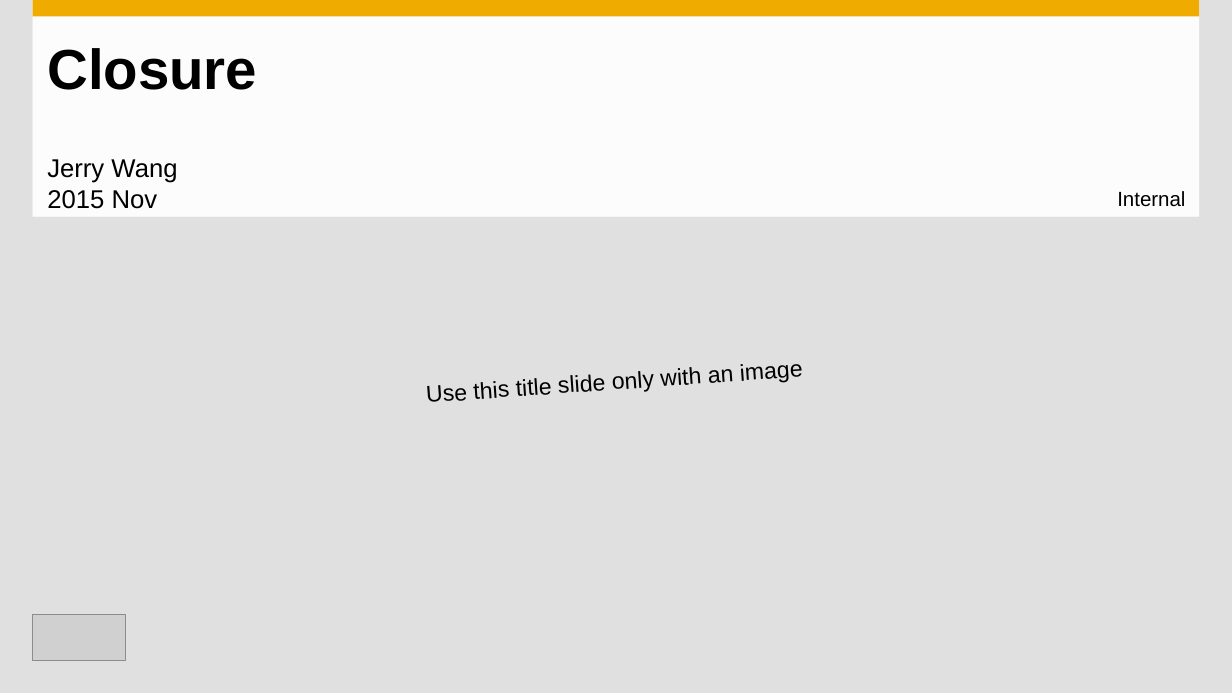
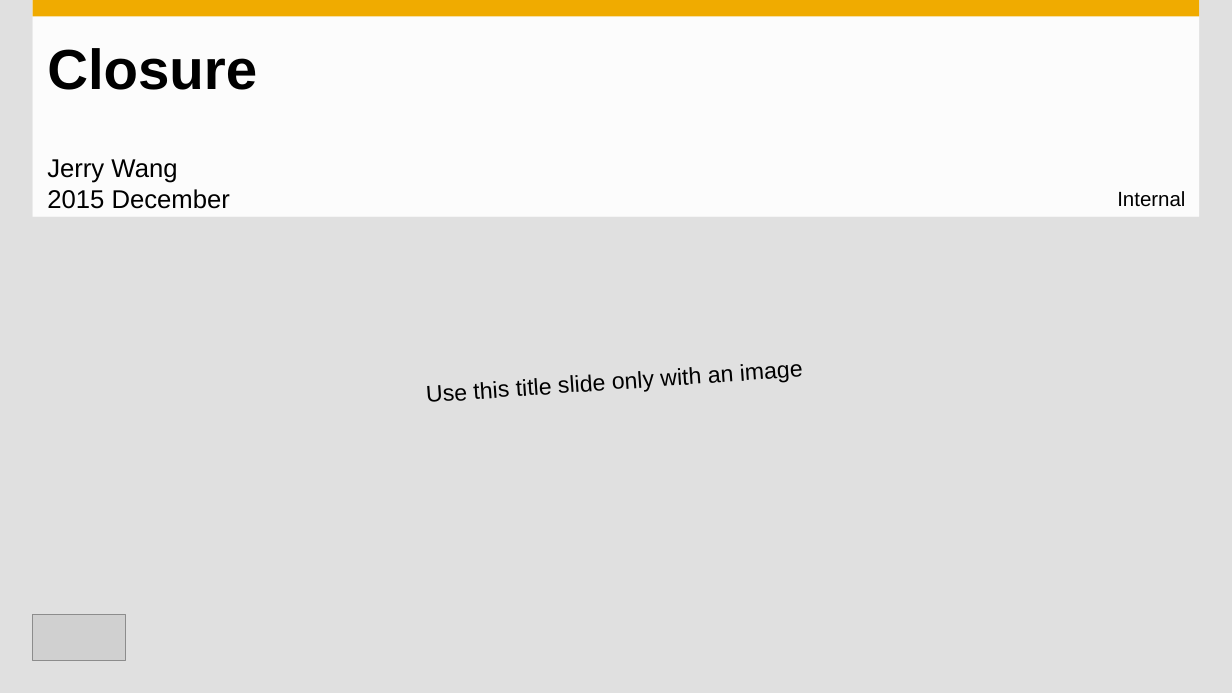
Before and after one commit to mxpang/jerryslide, a slide deck: slide 1 of training/ProgrammingLanguage/001_closure.pptx. Drawn at 1232x693 pixels with LibreOffice and Linux fonts; fonts in the diff are those of the drawing; grey boxes stand for pictures; background and template pictures are left out. Boxes give left, top, right and bottom in pixels: in the first picture for what was removed or moved away, otherwise in the second. Text is boxed around its words. In the diff, an @@ line names an element or a change of style, - is before the commit and + after.

```diff
--- a/training/ProgrammingLanguage/001_closure.pptx
+++ b/training/ProgrammingLanguage/001_closure.pptx
@@ subtitle at [47, 189, 230, 209]: text changed @@
-2015 Nov
+2015 December
```
Also in this commit, not shown: 2 other files.
